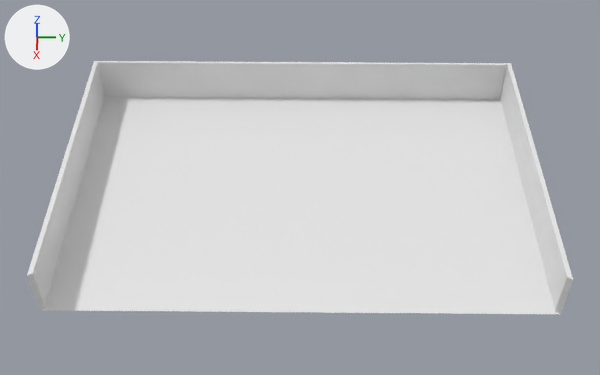
Renders of the Blender file Assets/Models/scene.blend from each side of a commit.
Both versions are drawn from a camera (50 mm lens) standing at (53.1, 0.4, 51.7) and looking at (1.9, -0.1, 1.3). The lights are fixed; the arrows at upper left show +X, +Y and +Z. The same objects are shown in both versions, whatever each file hides.
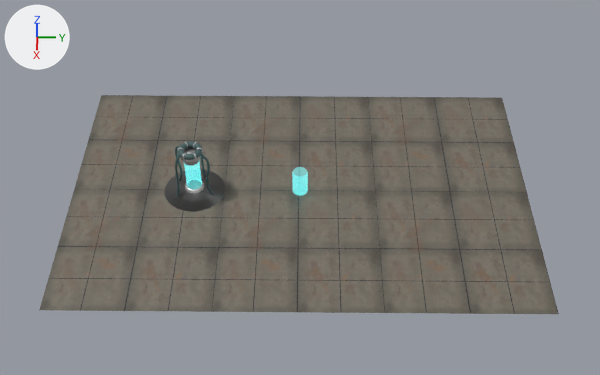
The newer file is also rescaled (x1.506), turned or shifted as a whole; pictures and numbers use the older file's frame.

The change, as a diff of the scene's bpy script:
```diff
--- a/Assets/Models/scene.blend.py
+++ b/Assets/Models/scene.blend.py
@@ img_ground_jpg @@
+img_ground_jpg = load_image('ground.jpg', '../Images/ground.jpg', 512, 512, 'sRGB')
@@ mat_floor @@
+mat_floor = bpy.data.materials.new('Floor')
+# uses the picture img_ground_jpg
@@ mat_glass_002 @@
+mat_glass_002 = principled_material('Glass.002')
+mat_glass_002.base_color = (0.445, 0.732, 0.8)  # cyan #b2dee7
+mat_glass_002.alpha = 0.134
+mat_glass_002.emission_color = (0.0248, 0.208, 0.208)  # cyan #2c7e7e
+mat_glass_002.emission_strength = 12.5
@@ mat_metaldark @@
+mat_metaldark = principled_material('MetalDark')
+mat_metaldark.base_color = (0.22, 0.22, 0.22)  # grey #818181
+mat_metaldark.metallic = 1.0
@@ mat_pipes_001 @@
+mat_pipes_001 = principled_material('Pipes.001')
+mat_pipes_001.base_color = (0.0565, 0.112, 0.115)  # dark cyan #435e5f
@@ mat_glass_001 @@
+mat_glass_001 = principled_material('Glass.001')
+mat_glass_001.base_color = (0.445, 0.732, 0.8)  # cyan #b2dee7
+mat_glass_001.alpha = 0.134
+mat_glass_001.emission_color = (0.0248, 0.208, 0.208)  # cyan #2c7e7e
+mat_glass_001.emission_strength = 12.5
@@ me_plane @@
 # used by ob_plane; location = (0.94, 0.0, 0.0); scale = (13.3, 20.0, 10.0)
-me_plane.from_pydata(...)  # 16 vertices, 13 faces; spans x -1.0..1.0, y -1.0..1.0, z 0.0..0.42
+me_plane.from_pydata(...)  # 4 vertices, 1 face; spans x -1.0..1.0, y -1.0..0.99, z 0.0
+# me_plane part 1
+# 13 vertices are removed from x -1.0..1.0, y -1.0..1.0, z 0.0..0.42
+# 13 faces are deleted
+# 1 vertex moves from x -1.0, y 1.0, z 0.0 to x -1.0, y 0.99, z 0.0
+# 1 vertex is added at (1.0, 0.99, 0.0)
+# 1 new face joins them
+me_plane.materials.append(mat_floor)
@@ me_beziercurve_009 @@
+me_beziercurve_009.from_pydata(...)  # 7330 vertices, 7142 faces; spans x -5.54..3.09, y 2.17..9.83, z -4.04..4.59
+# faces by material slot: [2880, 4177, 52, 33]
+me_beziercurve_009.materials.append(mat_pipes_001)  # dark cyan #435e5f
+me_beziercurve_009.materials.append(mat_metal)  # light grey #d4d4d4
+me_beziercurve_009.materials.append(mat_glass_002)  # cyan #b2dee7
+me_beziercurve_009.materials.append(mat_metaldark)  # grey #818181
@@ me_cylinder_002 @@
+me_cylinder_002.from_pydata(...)  # 85 vertices, 82 faces; spans x -0.91..1.0, y -1.0..1.0, z -0.98..0.98
+me_cylinder_002.polygons.foreach_set('use_smooth', [True] * 82)
+me_cylinder_002.materials.append(mat_glass_001)  # cyan #b2dee7
@@ ob_pod @@
+ob_pod = bpy.data.objects.new('Pod', me_beziercurve_009)
+ob_pod.location = (1.36, -10.06, 6.4)
+ob_pod.rotation_euler = (-1.571, 0.0, -0.825)  # degrees (-90, 0, -47)
+ob_pod.scale = (0.664, 0.664, 0.664)
@@ ob_door @@
+ob_door = bpy.data.objects.new('Door', me_cylinder_002)
+ob_door.location = (0.94, -0.08, 0.85)
+ob_door.scale = (0.664, 0.664, 1.46)
```

Where the change shows, as pixel boxes (x1, y1, x2, y2) in the pictures (600 x 375 px):
'Plane', reshaped (13% shorter): before (27, 61, 573, 314); after (40, 95, 559, 314)
'Pod', added: after (165, 141, 225, 212)
    faces in mat_metaldark (grey #818181): (165, 169, 225, 212)
    faces in mat_pipes_001 (dark cyan #435e5f): (175, 141, 215, 197)
    faces in mat_glass_002 (cyan #b2dee7): (184, 162, 202, 190)
    faces in mat_metal (light grey #d4d4d4): (177, 142, 204, 193)
'Door', added (cyan): after (292, 167, 308, 196)
